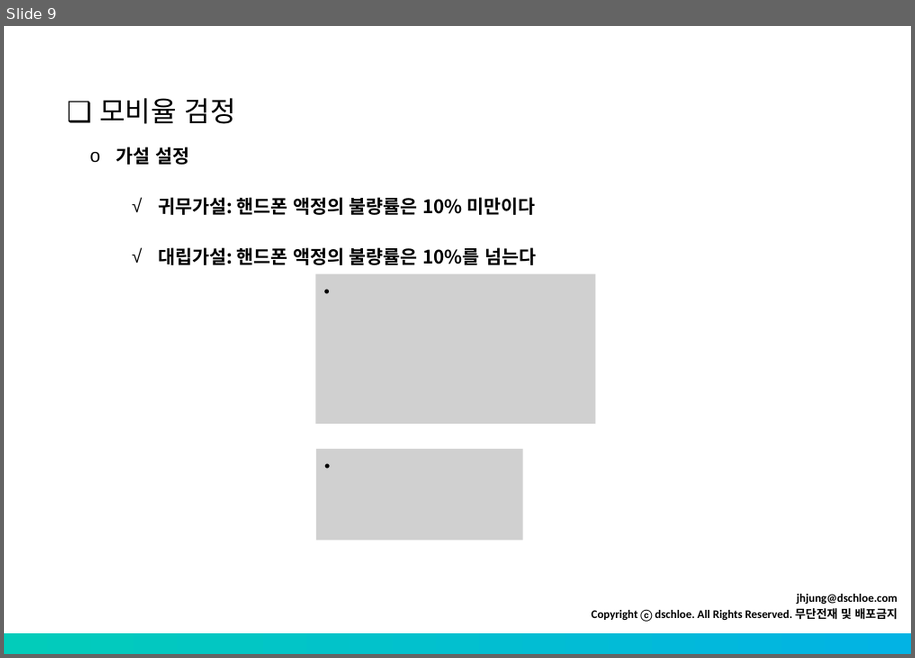
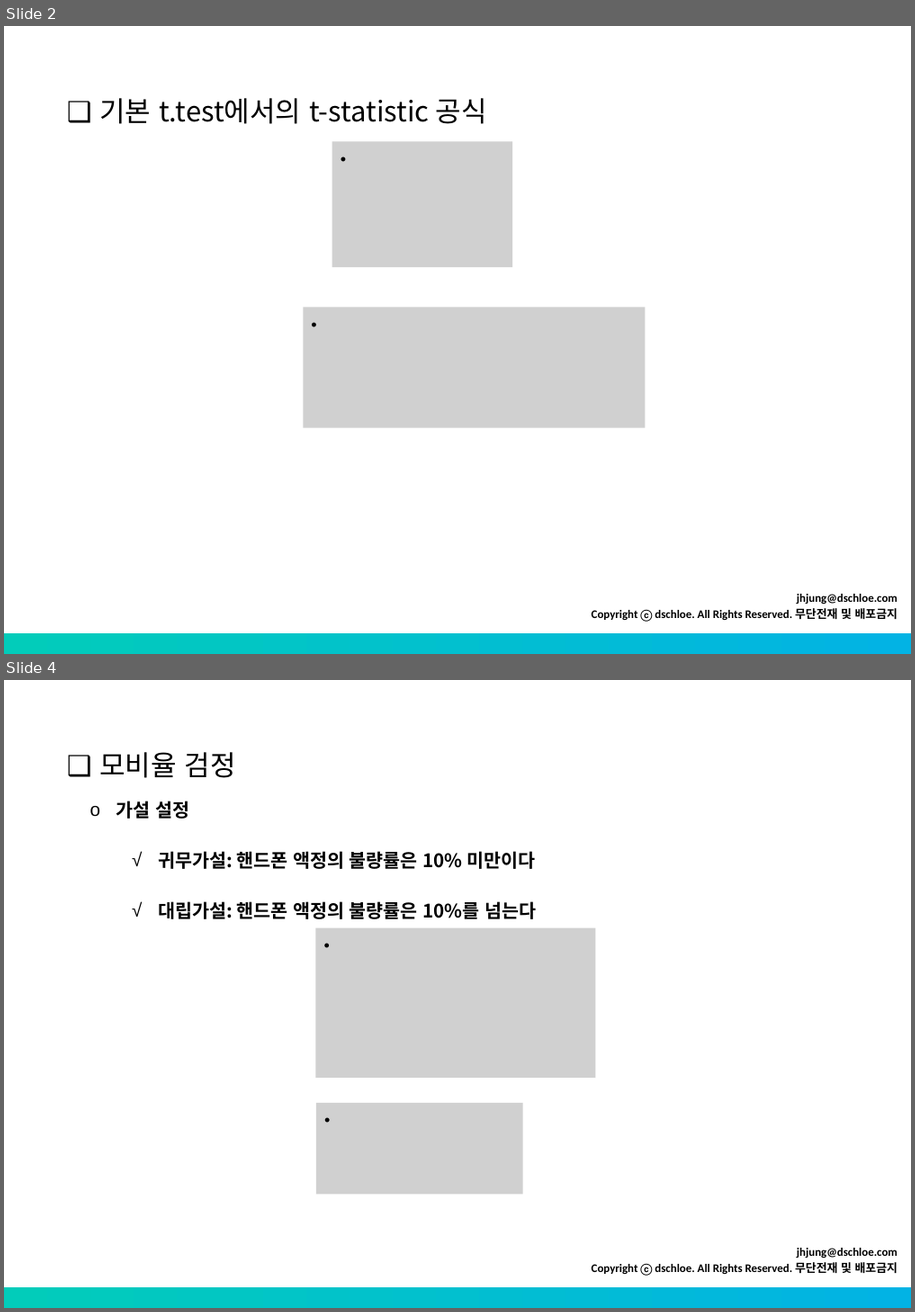
Before and after one commit to ycko725/R_edu, a slide deck: source_2021/2_day_stat_regression/source/기초통계 - t-test.pptx. Shown one above the other, each under a label of ours: slide 9 before the commit, slides 2 and 4 after it; the slides between them are not shown. The pictures are 915x658 and 915x1312 pixels, drawn with LibreOffice and Linux fonts; fonts in the diff are those of the drawing; grey boxes stand for pictures. Boxes give left, top, right and bottom in pixels: in the first picture for what was removed or moved away, otherwise in the second. Text is boxed around its words. In the diff, an @@ line names an element or a change of style, - is before the commit and + after.

```diff
--- a/source_2021/2_day_stat_regression/source/기초통계 - t-test.pptx
+++ b/source_2021/2_day_stat_regression/source/기초통계 - t-test.pptx
@@ slide 2 added at [4, 26, 911, 654], background #FFFFFF; not listed: 2 template elements that a slide beside it also shows @@
@@ text added at [99, 98, 487, 124], 24 pt, text #000000 @@
+❑ 기본 t.test에서의 t-statistic 공식
@@ picture added at [332, 141, 512, 267] @@
@@ picture added at [303, 308, 645, 428] @@
@@ what was slide 9 is now slide 4 @@
```
Also in this commit, not shown: 1 slide changed, 3 other slides added, 3 slides removed, 1 other file.
